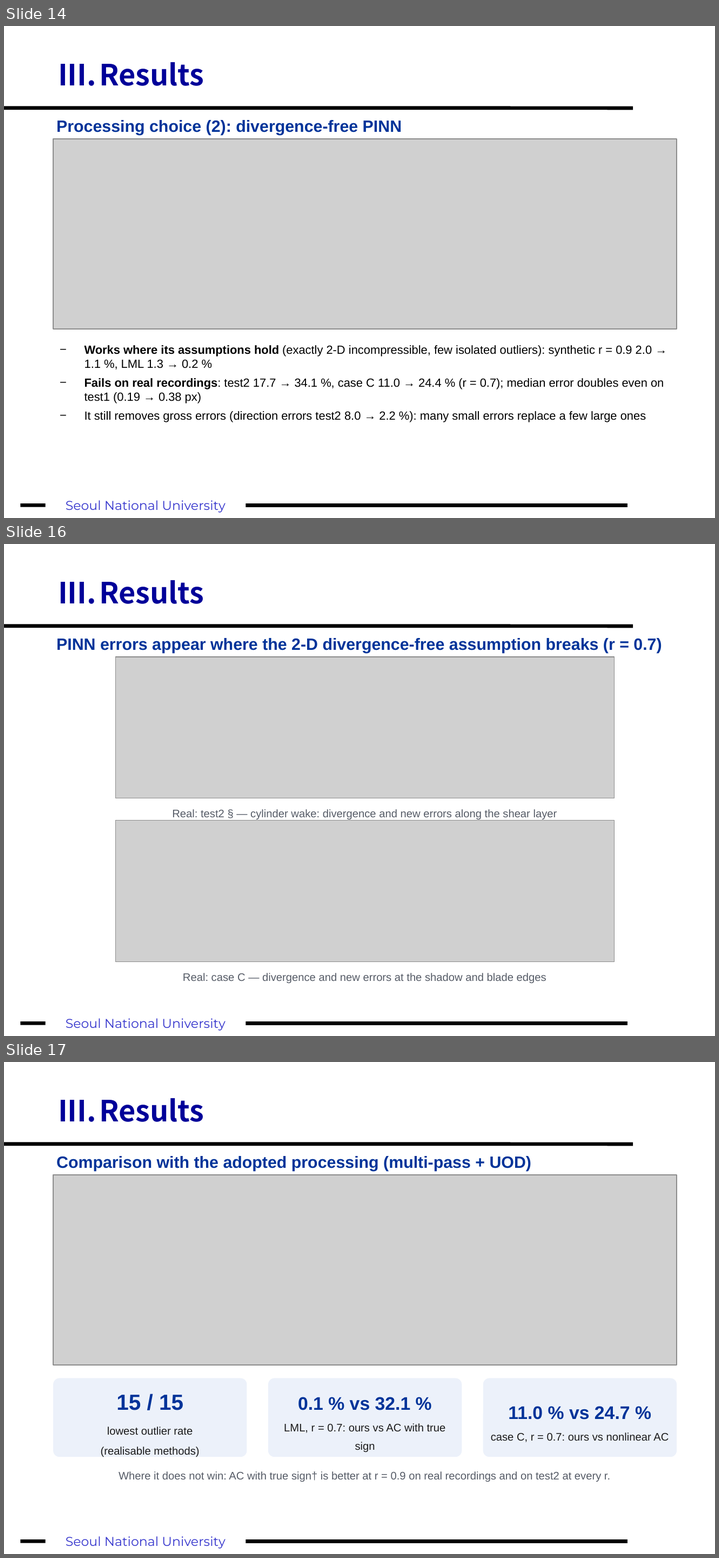
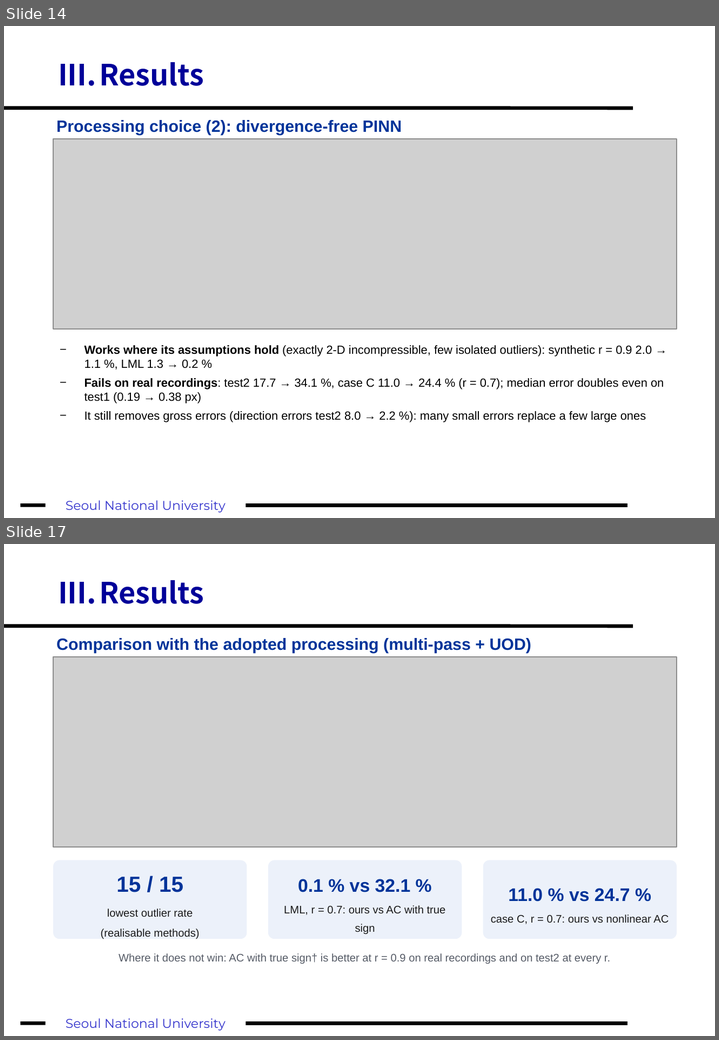
Before and after one commit to fosherrat/piv_termproject, a slide deck: presentation/PIV_term_project.pptx. Shown one above the other, each under a label of ours: slides 14, 16 and 17 before the commit, slides 14 and 17 after it; the slides between them are not shown. The pictures are 719x1558 and 719x1040 pixels, drawn with LibreOffice and Linux fonts; fonts in the diff are those of the drawing; grey boxes stand for pictures. Boxes give left, top, right and bottom in pixels: in the first picture for what was removed or moved away, otherwise in the second. Text is boxed around its words. In the diff, an @@ line names an element or a change of style, - is before the commit and + after.

```diff
--- a/presentation/PIV_term_project.pptx
+++ b/presentation/PIV_term_project.pptx
@@ slide 16 removed at bbox=[4, 544, 715, 1036], background #FFFFFF; not listed: 3 template elements that a slide beside it also shows @@
@@ title removed at bbox=[58, 580, 204, 604] @@
-III. Results
@@ text removed at bbox=[56, 638, 661, 653] @@
-PINN errors appear where the 2-D divergence-free assumption breaks (r = 0.7)
@@ picture removed at bbox=[116, 657, 614, 798] @@
@@ text removed at bbox=[172, 809, 557, 819] @@
-Real: test2 § — cylinder wake: divergence and new errors along the shear layer
@@ picture removed at bbox=[116, 820, 614, 961] @@
@@ text removed at bbox=[183, 973, 546, 983] @@
-Real: case C — divergence and new errors at the shadow and blade edges
```
Also in this commit, not shown: 1 slide changed, 1 slide added, 3 other files.
